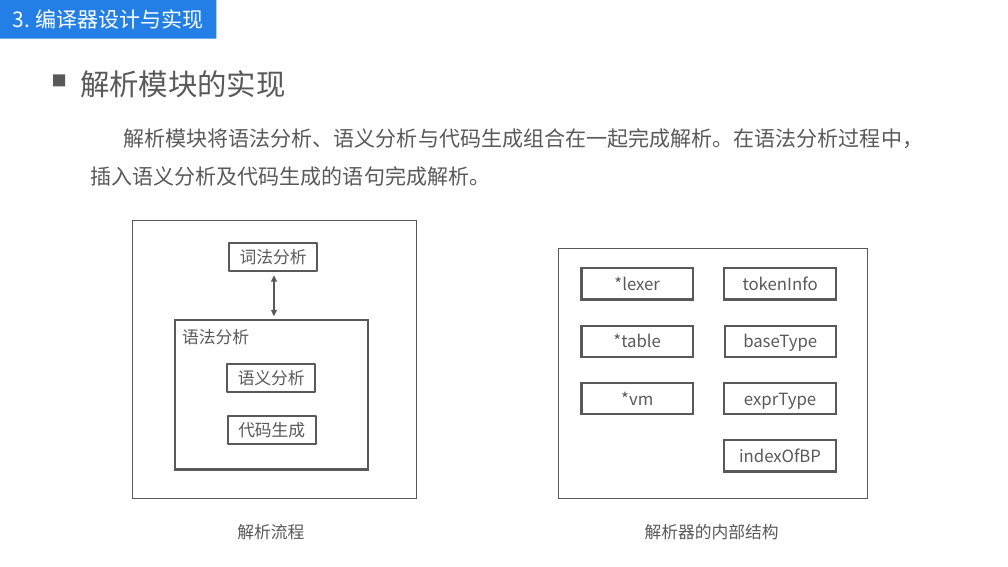
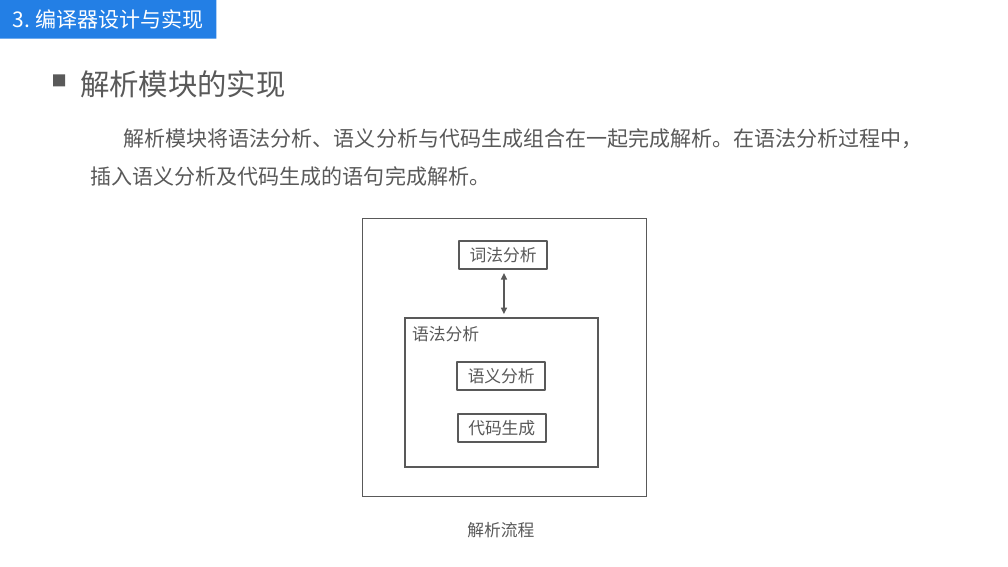
Before and after one commit to kkli28/cc, a slide deck: slide 12 of 论文相关/答辩ppt.pptx (slide 15 before the commit). Drawn at 1008x567 pixels with LibreOffice and Linux fonts; fonts in the diff are those of the drawing. Boxes give left, top, right and bottom in pixels: in the first picture for what was removed or moved away, otherwise in the second. Text is boxed around its words. In the diff, an @@ line names an element or a change of style, - is before the commit and + after.

```diff
--- a/论文相关/答辩ppt.pptx
+++ b/论文相关/答辩ppt.pptx
@@ rectangle removed at (558,249,867,498) @@
@@ rectangle removed at (582,268,693,299) @@
-*lexer
@@ rectangle removed at (724,268,836,299) @@
-tokenInfo
@@ 4 rectangles, 2 texts, 1 double arrow: place and size @@
-4 rectangles, 2 texts, 1 double arrow at (132,220,416,540)
+4 rectangles, 2 texts, 1 double arrow at (362,219,647,538)
@@ rectangle removed at (582,326,693,357) @@
-*table
@@ rectangle removed at (724,326,836,357) @@
-baseType
@@ rectangle "语义分析": place and size @@
-rectangle "语义分析" at (228,364,315,392)
+rectangle "语义分析" at (457,361,545,389)
@@ rectangle removed at (582,383,693,414) @@
-*vm
@@ rectangle removed at (724,383,836,414) @@
-exprType
@@ rectangle removed at (724,441,836,472) @@
-indexOfBP
@@ text removed at (645,524,779,540) @@
-解析器的内部结构
```
Also in this commit, not shown: 11 other slides changed, 6 slides removed, 7 other files.
